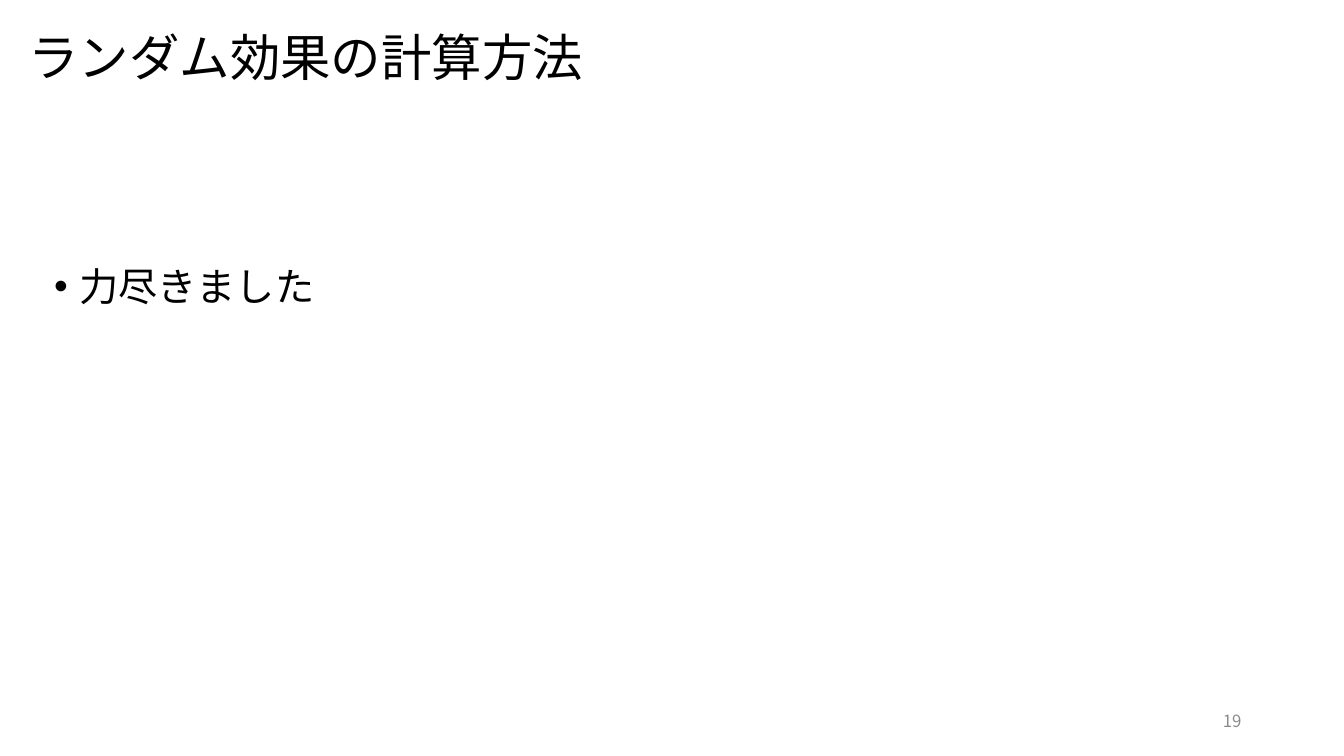
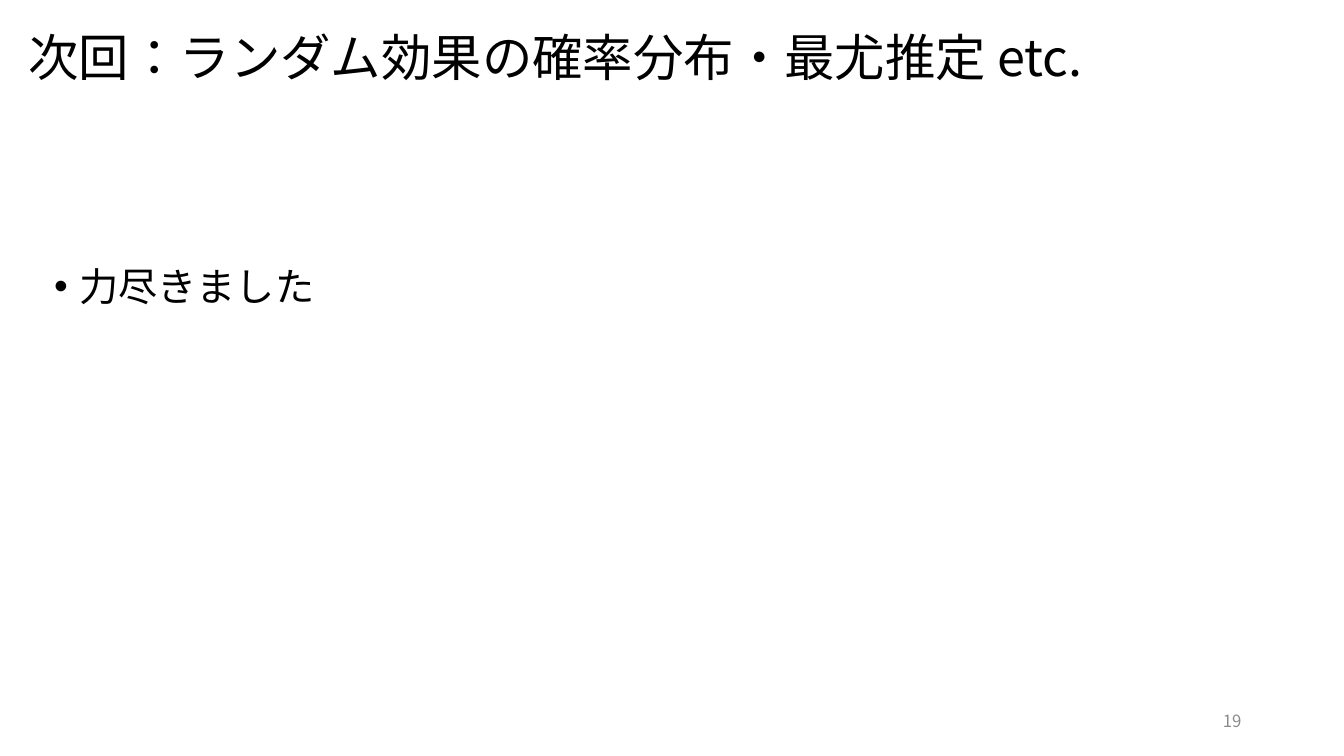
Before and after one commit to kikuchiken-waseda/StatsWorkshop, a slide deck: slide 19 of Chapter07/stats6_shimizu.pptx. Drawn at 1344x756 pixels with LibreOffice and Linux fonts; fonts in the diff are those of the drawing. Boxes give left, top, right and bottom in pixels: in the first picture for what was removed or moved away, otherwise in the second. Text is boxed around its words. In the diff, an @@ line names an element or a change of style, - is before the commit and + after.

Commit message:
edit slides

```diff
--- a/Chapter07/stats6_shimizu.pptx
+++ b/Chapter07/stats6_shimizu.pptx
@@ title at [28,33,1082,81]: text changed @@
-ランダム効果の計算方法
+次回：ランダム効果の確率分布・最尤推定 etc.
```
